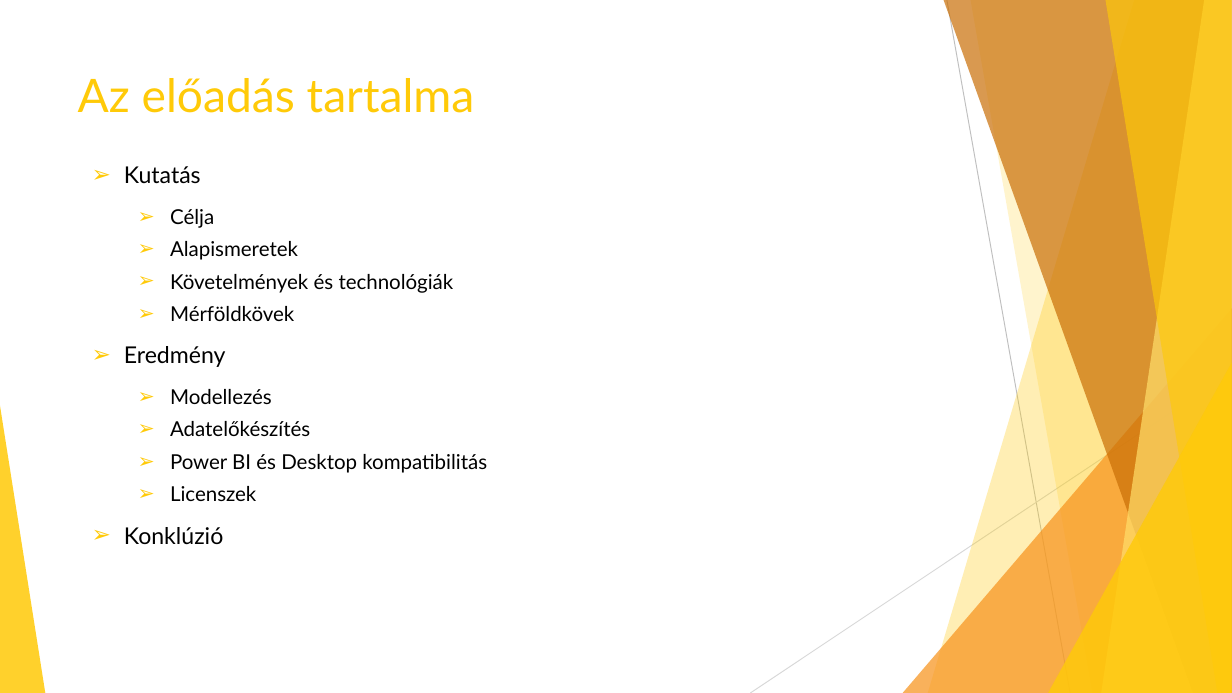
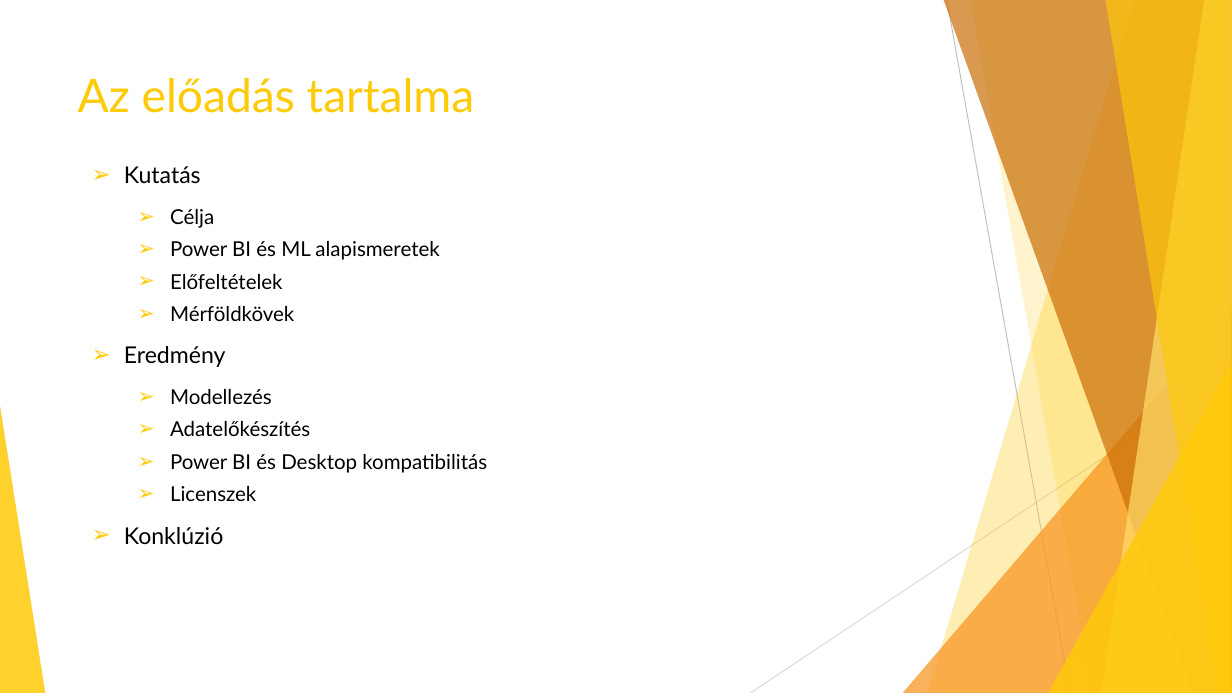
Before and after one commit to Uni-Sopron/temalabor-o21-Cosmo-ML-PowerBI, a slide deck: slide 2 of doc/PowerBI_COSMO_temalab.pptx. Drawn at 1232x693 pixels with LibreOffice and Linux fonts; fonts in the diff are those of the drawing. Boxes give left, top, right and bottom in pixels: in the first picture for what was removed or moved away, otherwise in the second. Text is boxed around its words. In the diff, an @@ line names an element or a change of style, - is before the commit and + after.

```diff
--- a/doc/PowerBI_COSMO_temalab.pptx
+++ b/doc/PowerBI_COSMO_temalab.pptx
@@ text at [170, 241, 439, 289]: text changed @@
-  ➢ Alapismeretek
-  ➢ Követelmények és technológiák
+  ➢ Power BI és ML alapismeretek
+  ➢ Előfeltételek
```
Also in this commit, not shown: 2 other slides changed.
